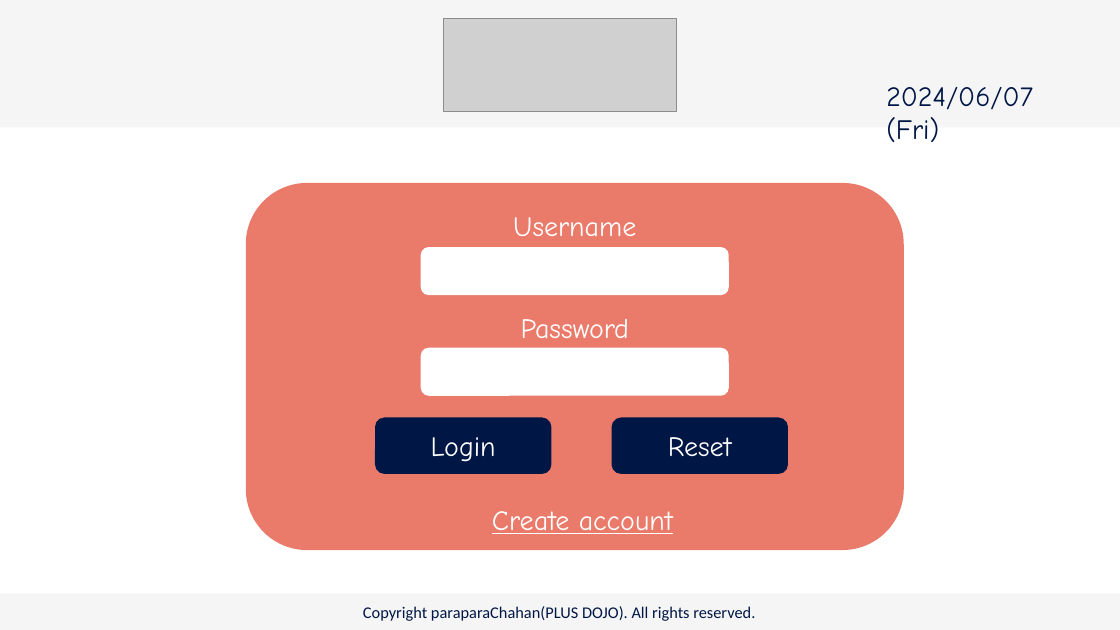
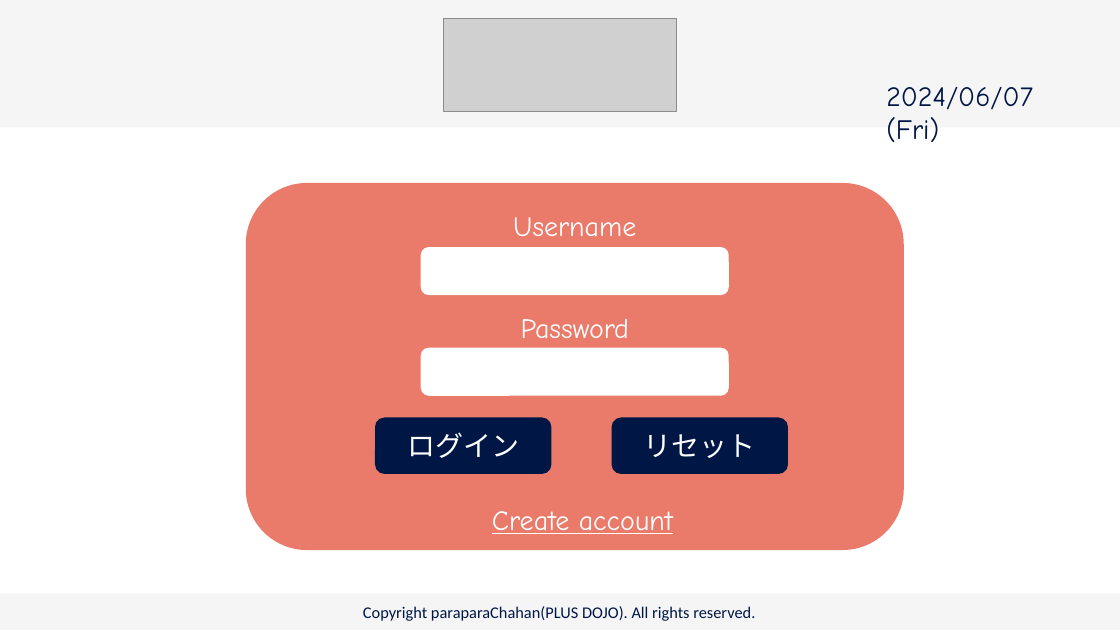
Before and after one commit to plusdojo2024/C2, a slide deck: slide 3 of doc/13_外部設計/famiLink 画面デザイン.pptx. Drawn at 1120x630 pixels with LibreOffice and Linux fonts; fonts in the diff are those of the drawing; grey boxes stand for pictures. Boxes give left, top, right and bottom in pixels: in the first picture for what was removed or moved away, otherwise in the second. Text is boxed around its words. In the diff, an @@ line names an element or a change of style, - is before the commit and + after.

```diff
--- a/doc/13_外部設計/famiLink 画面デザイン.pptx
+++ b/doc/13_外部設計/famiLink 画面デザイン.pptx
@@ text in rounded rectangle at (407,432,519,458): text changed; font Comic Neue to Noto Sans CJK JP @@
-Login
+ログイン
@@ text in rounded rectangle at (644,434,756,458): text changed; font Comic Neue to Noto Sans CJK JP @@
-Reset
+リセット
```
Also in this commit, not shown: 1 slide added.
